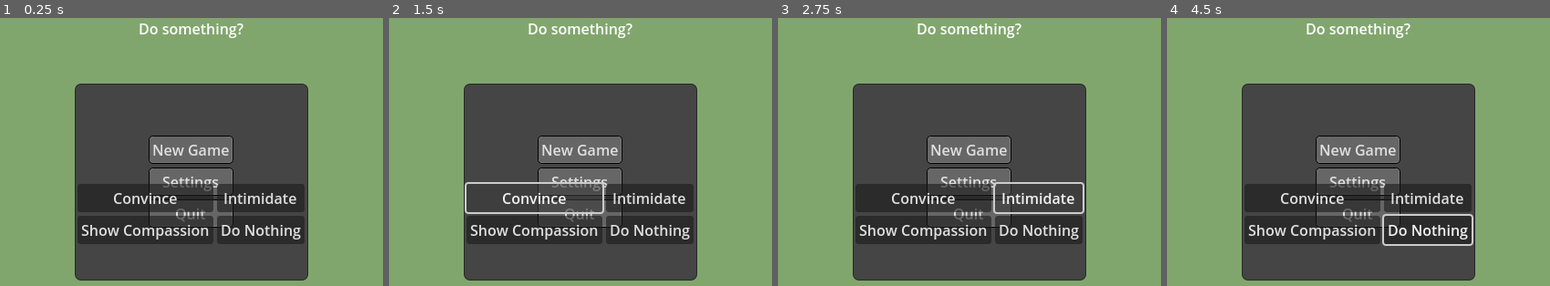
Above: before the commit, frames 1-4 (left to right).
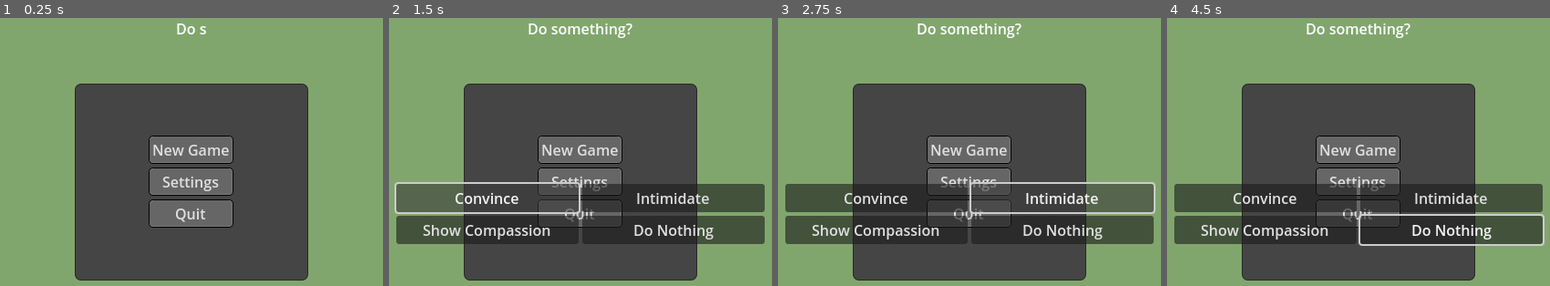
Above: after the commit, the same moments.

Repository: Willi-bot/GameProject
Game: Godot game, scene res://scenes/battle/negotiation/stages/TakeAction.tscn
Two runs of this game, one before a commit and one after it. Both use one fixed random seed, a clock stepped at 60 frames per second and the inputs below. This scene is started directly instead of the project's main scene.
Inputs (mouse positions are in pixels of both pictures, inside the frame that each line leads up to):
- Up to frame 1 (0.25 s): no input
- Up to frame 2 (1.5 s): click (534, 197) at 0.5 s, where only the run before the commit has a clickable "Convince"; click "Convince" at 1.25 s
- Up to frame 3 (2.75 s): click "Intimidate" at 2 s
- Up to frame 4 (4.5 s): click "Show Compassion" at 2.75 s; click "Do Nothing" at 3.5 s; click "New Game" at 4.25 s

The runs differ from the first frame. In frame 1, 12% of the frame differs, in the area x 20-80%, y 2-85%; in frame 2, 11%; in frame 3, 11%; in frame 4, 11%.
Error before the commit: Invalid access to property or key 'selected_target' on a base object of type 'Nil'. (res://scenes/battle/negotiation/stages/take_action.gd:24)
Error after the commit: Invalid access to property or key 'selected_target' on a base object of type 'Nil'. (res://scenes/battle/negotiation/stages/take_action.gd:31)

Commit message:
Improve styling of negotiation

Diff:
--- a/gameproject/scenes/battle/negotiation/Negotiation.tscn
+++ b/gameproject/scenes/battle/negotiation/Negotiation.tscn
@@ -18,14 +18,14 @@
 anchor_top = 1.0
 anchor_right = 1.0
 anchor_bottom = 1.0
-offset_top = -80.0
+offset_top = -110.0
 grow_horizontal = 2
 grow_vertical = 0
 theme = ExtResource("2_dgjjk")
 
 [node name="foo" type="Label" parent="."]
 layout_mode = 0
-offset_left = 162.0
-offset_top = 81.0
-offset_right = 415.0
-offset_bottom = 175.0
+offset_left = 40.0
+offset_top = 30.0
+offset_right = 110.0
+offset_bottom = 61.0
--- a/gameproject/scenes/battle/negotiation/negotiation.gd
+++ b/gameproject/scenes/battle/negotiation/negotiation.gd
@@ -5,14 +5,13 @@
 
 @onready var foo = $"foo"
 
-@onready var stage_scene = preload("res://scenes/battle/negotiation/stages/DemandHealth.tscn")
-
+var stage_scene
 var success_chance: float
 var stages: Array = []
 var current_stage: int = 0
 var stages_amount: int
 
-var stage_categories: Array = ["DemandHealth", "TakeAction"]
+var stage_categories: Array = ["DemandHealth", "TakeAction", "DemandGold"]
 
 signal negotiation_end(success: bool)
 
--- a/gameproject/scenes/battle/negotiation/stage.gd
+++ b/gameproject/scenes/battle/negotiation/stage.gd
@@ -18,8 +18,9 @@
 	response.emit(response_value)
 
 
-func _add_response_button(text, function, value=null) -> Button:
-	var response_button = Button.new()
+func _add_response_button(text, function, width=0, value=null) -> Button:
+	var response_button = ResponseButton.new()
+	response_button.set_width(width)
 	response_button.text = text
 	if value == null:
 		response_button.pressed.connect(function.bind())
--- a/gameproject/scenes/battle/negotiation/stages/TakeAction.tscn
+++ b/gameproject/scenes/battle/negotiation/stages/TakeAction.tscn
@@ -1,6 +1,7 @@
-[gd_scene load_steps=2 format=3 uid="uid://dmw8sv3fitct5"]
+[gd_scene load_steps=3 format=3 uid="uid://dmw8sv3fitct5"]
 
 [ext_resource type="Script" path="res://scenes/battle/negotiation/stages/take_action.gd" id="1_ru0rk"]
+[ext_resource type="Script" path="res://ui_elements/text_scroll/text_scroll.gd" id="2_a0h7r"]
 
 [node name="TakeAction" type="Control"]
 layout_mode = 3
@@ -23,6 +24,7 @@
 layout_mode = 2
 size_flags_horizontal = 4
 size_flags_vertical = 3
+script = ExtResource("2_a0h7r")
 
 [node name="Answers" type="GridContainer" parent="Textbox"]
 layout_mode = 2
--- /dev/null
+++ b/gameproject/scenes/battle/negotiation/stages/buttons/ResponseButton.tscn
@@ -0,0 +1,8 @@
+[gd_scene load_steps=2 format=3 uid="uid://3xr6ts25k4j6"]
+
+[ext_resource type="Script" path="res://scenes/battle/negotiation/stages/buttons/response_button.gd" id="1_rd2jh"]
+
+[node name="ResponseButton" type="Button"]
+size_flags_horizontal = 3
+size_flags_vertical = 3
+script = ExtResource("1_rd2jh")
--- /dev/null
+++ b/gameproject/scenes/battle/negotiation/stages/buttons/response_button.gd
@@ -0,0 +1,16 @@
+extends Button
+class_name ResponseButton
+
+# Called when the node enters the scene tree for the first time.
+func _ready() -> void:
+	pass
+
+
+# Called every frame. 'delta' is the elapsed time since the previous frame.
+func _process(delta: float) -> void:
+	pass
+
+
+func set_width(width: int) -> void:
+	if width != 0:
+		self.custom_minimum_size.x = width
--- a/gameproject/scenes/battle/negotiation/stages/demand_health.gd
+++ b/gameproject/scenes/battle/negotiation/stages/demand_health.gd
@@ -17,8 +17,8 @@
 
 	await prompt_box.text_completed
 
-	answers_container.add_child(_add_response_button("Yes", _sacrifice_life, 0.25))
-	answers_container.add_child(_add_response_button("No", _send_response, -0.25))
+	answers_container.add_child(_add_response_button("Yes", _sacrifice_life, 0, 0.25))
+	answers_container.add_child(_add_response_button("No", _send_response, 0, -0.25))
 
 func _sacrifice_life(percentage_amount) -> void:
 	Global.player.be_damaged(int(percentage_amount * Global.player.max_hp))
--- a/gameproject/scenes/battle/negotiation/stages/question.gd
+++ b/gameproject/scenes/battle/negotiation/stages/question.gd
@@ -11,7 +11,7 @@
 func _ready() -> void:
 	prompt = "Do you really want me?
 	Im just a small creature...
-	Would i be of any use?"
+	Would I be of any use?"
 
 	answers = {"Yes": 0.25, "No": -0.25}
 
@@ -20,7 +20,7 @@
 	await prompt_box.text_completed
 
 	for key in answers:
-		answers_container.add_child(_add_response_button(key, _send_response, answers[key]))
+		answers_container.add_child(_add_response_button(key, _send_response, 0, answers[key]))
 
 
 # Called every frame. 'delta' is the elapsed time since the previous frame.
--- a/gameproject/scenes/battle/negotiation/stages/take_action.gd
+++ b/gameproject/scenes/battle/negotiation/stages/take_action.gd
@@ -7,12 +7,19 @@
 
 # Called when the node enters the scene tree for the first time.
 func _ready() -> void:
-	prompt_box.text = "Do something?"
+	var prompt = "Do something?"
 
-	answers_container.add_child(_add_response_button("Convince", _convince))
-	answers_container.add_child(_add_response_button("Intimidate", _intimidate))
-	answers_container.add_child(_add_response_button("Show Compassion", _show_compassion))
-	answers_container.add_child(_add_response_button("Do Nothing", _send_response, 0.))
+	prompt_box.reveal_text(prompt)
+
+	await prompt_box.text_completed
+
+	var width = 200
+	var button: ResponseButton
+
+	answers_container.add_child(_add_response_button("Convince", _convince, width))
+	answers_container.add_child(_add_response_button("Intimidate", _intimidate, width))
+	answers_container.add_child(_add_response_button("Show Compassion", _show_compassion, width))
+	answers_container.add_child(_add_response_button("Do Nothing", _send_response, width, 0.))
 
 
 # Called every frame. 'delta' is the elapsed time since the previous frame.
--- a/gameproject/ui_elements/text_scroll/text_scroll.gd
+++ b/gameproject/ui_elements/text_scroll/text_scroll.gd
@@ -4,7 +4,7 @@
 signal text_completed
 signal line_completed
 
-@export var characters_per_second: float = 10.0
+@export var characters_per_second: float = 20.0
 @export var punctuation_delay: float = 0.2
 @export var skip_delay_on_spaces: bool = true
 @export var delay_between_lines: float = 0.5
Not shown, removed: ~$me Plan.docx
